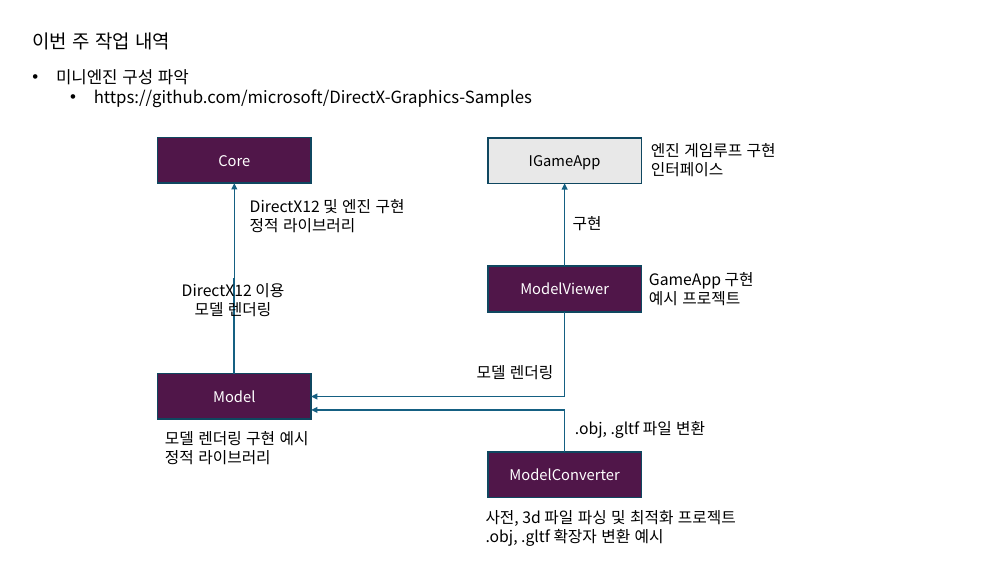
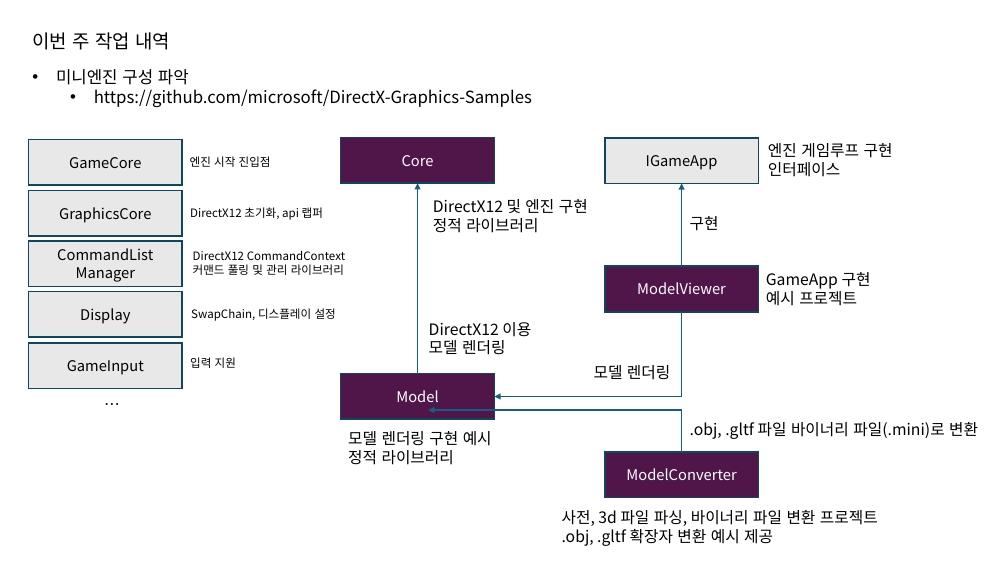
Before and after one commit to jhk0701/PA26-Character-Animation-Parkour, a slide deck: slide 2 of PPT/week1.pptx. Drawn at 1008x567 pixels with LibreOffice and Linux fonts; fonts in the diff are those of the drawing. Boxes give left, top, right and bottom in pixels: in the first picture for what was removed or moved away, otherwise in the second. Text is boxed around its words. In the diff, an @@ line names an element or a change of style, - is before the commit and + after.

```diff
--- a/PPT/week1.pptx
+++ b/PPT/week1.pptx
@@ rectangle added at box(29, 139, 182, 185), fill #E8E8E8, outline #104760 1.5 pt, 14 pt, text #000000 @@
+GameCore
@@ text added at box(190, 156, 271, 167), 11 pt, text #000000 @@
+엔진 시작 진입점
@@ rectangle added at box(29, 191, 182, 236), fill #E8E8E8, outline #104760 1.5 pt, 14 pt, text #000000 @@
+GraphicsCore
@@ text added at box(190, 207, 323, 220), 11 pt, text #000000 @@
+DirectX12 초기화, api 랩퍼
@@ 2 rectangles, 1 text, 1 elbow arrow: place and size @@
-2 rectangles, 1 text, 1 elbow arrow at box(157, 138, 311, 465)
+2 rectangles, 1 text, 1 elbow arrow at box(341, 138, 495, 465)
@@ text "DirectX12 및 엔진 구현 정적 ...": place and size @@
-text "DirectX12 및 엔진 구현 정적 ..." at box(250, 199, 405, 233)
+text "DirectX12 및 엔진 구현 정적 ..." at box(433, 199, 588, 233)
@@ rectangle added at box(29, 241, 182, 287), fill #E8E8E8, outline #104760 1.5 pt, 14 pt, text #000000 @@
+CommandList
+Manager
@@ text added at box(193, 250, 345, 275), 11 pt, text #000000 @@
+DirectX12 CommandContext
+커맨드 풀링 및 관리 라이브러리
@@ rectangle added at box(29, 291, 182, 337), fill #E8E8E8, outline #104760 1.5 pt, 14 pt, text #000000 @@
+Display
@@ text added at box(191, 308, 336, 321), 11 pt, text #000000 @@
+SwapChain, 디스플레이 설정
@@ text "DirectX12 이용": place and size @@
-text "DirectX12 이용" at box(182, 280, 284, 320)
+text "DirectX12 이용" at box(429, 322, 531, 355)
@@ text "DirectX12 이용" at box(429, 322, 531, 355): alignment centre to left @@
@@ elbow arrow moved from (565, 312) - (312, 396) to (682, 312) - (495, 396) @@
@@ rectangle added at box(29, 343, 182, 388), fill #E8E8E8, outline #104760 1.5 pt, 14 pt, text #000000 @@
+GameInput
@@ text added at box(190, 357, 236, 368), 11 pt, text #000000 @@
+입력 지원
@@ text added at box(97, 392, 124, 418), 15 pt, text #000000 @@
+…
@@ 4 texts, 3 rectangles, 2 elbow arrows: place and size @@
-4 texts, 3 rectangles, 2 elbow arrows at box(312, 138, 776, 498)
+4 texts, 3 rectangles, 2 elbow arrows at box(428, 138, 893, 498)
@@ text at box(690, 422, 978, 439): text changed @@
-.obj, .gltf 파일 변환
+.obj, .gltf 파일 바이너리 파일(.mini)로 변환
@@ text at box(562, 510, 878, 546): text changed @@
-사전, 3d 파일 파싱 및 최적화 프로젝트
-.obj, .gltf 확장자 변환 예시
+사전, 3d 파일 파싱, 바이너리 파일 변환 프로젝트
+.obj, .gltf 확장자 변환 예시 제공
```
Also in this commit, not shown: 3 other slides changed, 2 other files.
